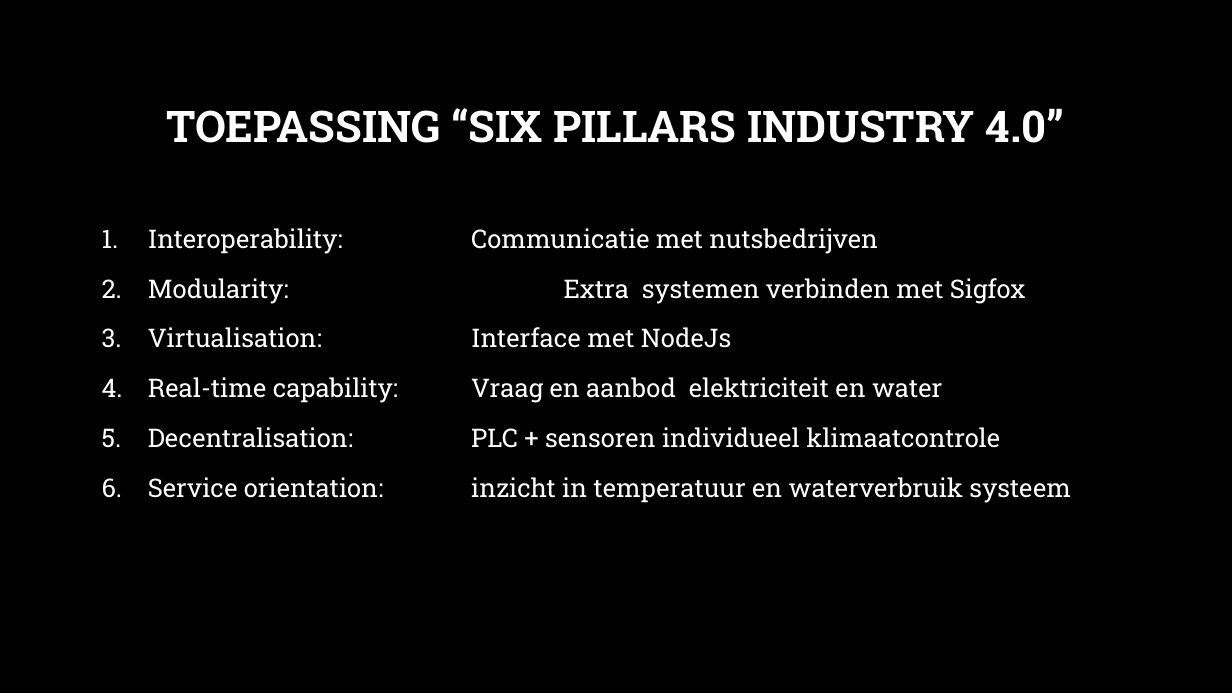
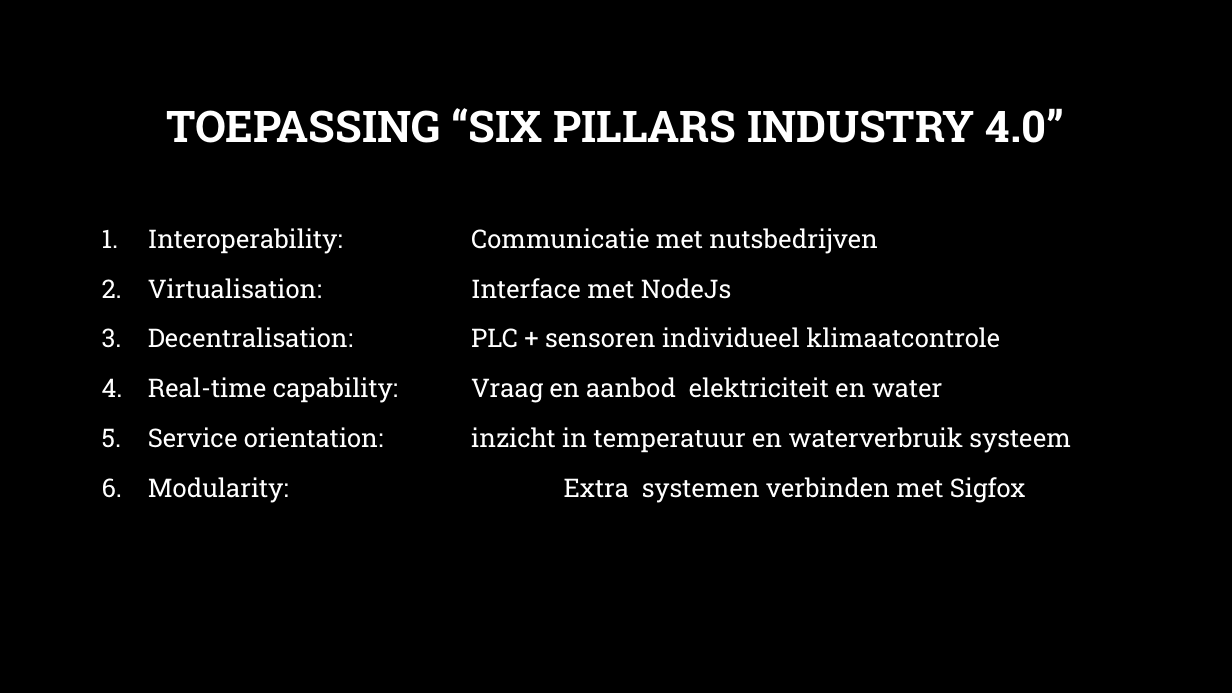
Before and after one commit to Koffiejoe/IA-EnOcean, a slide deck: slide 4 of Presentaties/1Projectvoorstel/Projectvoorstel.pptx. Drawn at 1232x693 pixels with LibreOffice and Linux fonts; fonts in the diff are those of the drawing; background and template pictures are left out. Boxes give left, top, right and bottom in pixels: in the first picture for what was removed or moved away, otherwise in the second. Text is boxed around its words. In the diff, an @@ line names an element or a change of style, - is before the commit and + after.

```diff
--- a/Presentaties/1Projectvoorstel/Projectvoorstel.pptx
+++ b/Presentaties/1Projectvoorstel/Projectvoorstel.pptx
@@ text at (x1=148, y1=278, x2=1071, y2=453): paragraphs added @@
+2. Virtualisation: Interface met NodeJs
+3. Decentralisation: PLC + sensoren individueel klimaatcontrole
+4. Real-time capability: Vraag en aanbod elektriciteit en water
+5. Service orientation: inzicht in temperatuur en waterverbruik systeem
@@ text at (x1=148, y1=327, x2=1071, y2=503): paragraphs removed @@
-3. Virtualisation: Interface met NodeJs
-4. Real-time capability: Vraag en aanbod elektriciteit en water
-5. Decentralisation: PLC + sensoren individueel klimaatcontrole
-6. Service orientation: inzicht in temperatuur en waterverbruik systeem
```
Also in this commit, not shown: 1 other slide changed.
